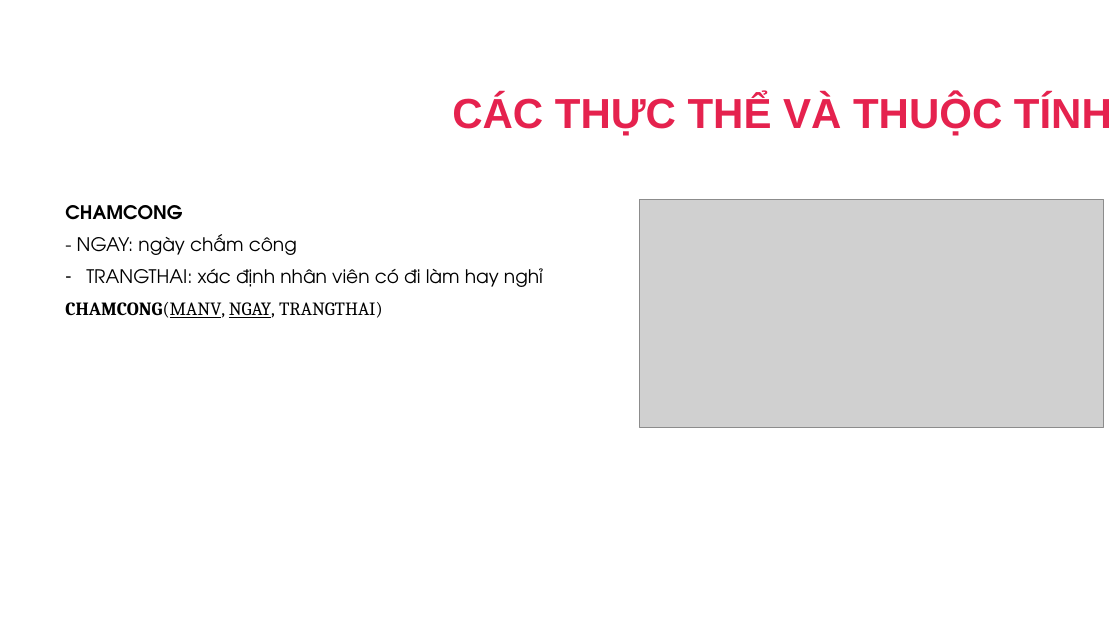
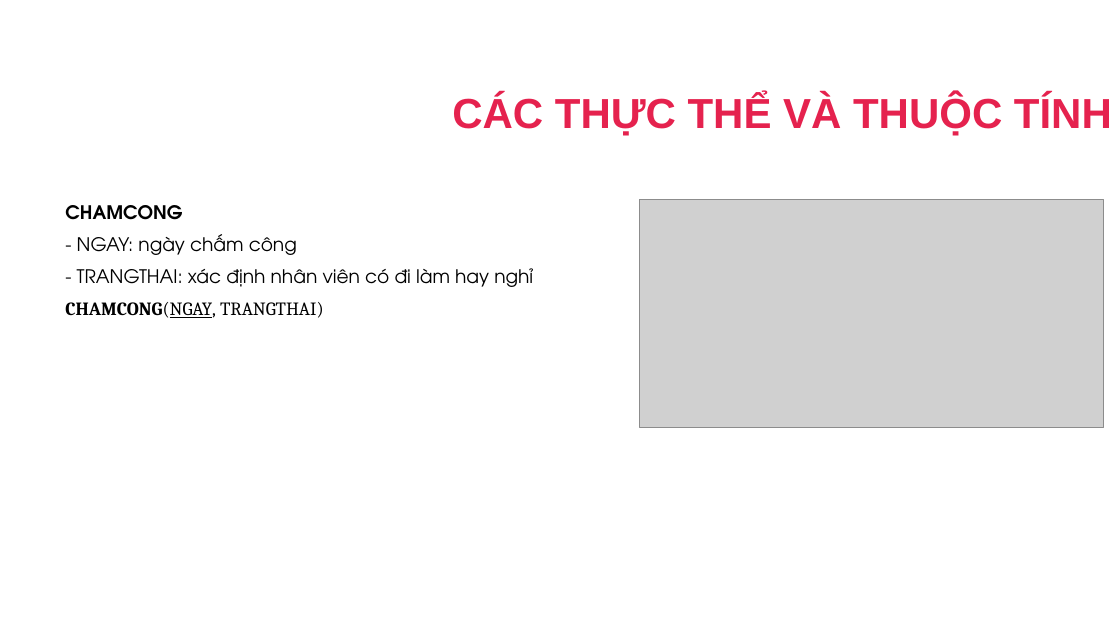
Before and after one commit to dangbinhphuoc/Sql_QuanLyNhanSu, a slide deck: slide 15 of PPQuanLyNhanSu.pptx (slide 14 before the commit). Drawn at 1120x630 pixels with LibreOffice and Linux fonts; fonts in the diff are those of the drawing; grey boxes stand for pictures; background and template pictures are left out. Boxes give left, top, right and bottom in pixels: in the first picture for what was removed or moved away, otherwise in the second. Text is boxed around its words. In the diff, an @@ line names an element or a change of style, - is before the commit and + after.

```diff
--- a/PPQuanLyNhanSu.pptx
+++ b/PPQuanLyNhanSu.pptx
@@ text at (65,268,533,318): text changed @@
-– TRANGTHAI: xác định nhân viên có đi làm hay nghỉ
-CHAMCONG(MANV, NGAY, TRANGTHAI)
+- TRANGTHAI: xác định nhân viên có đi làm hay nghỉ
+CHAMCONG(NGAY, TRANGTHAI)
```
Also in this commit, not shown: 18 other slides changed, 1 slide added, 1 other file.
